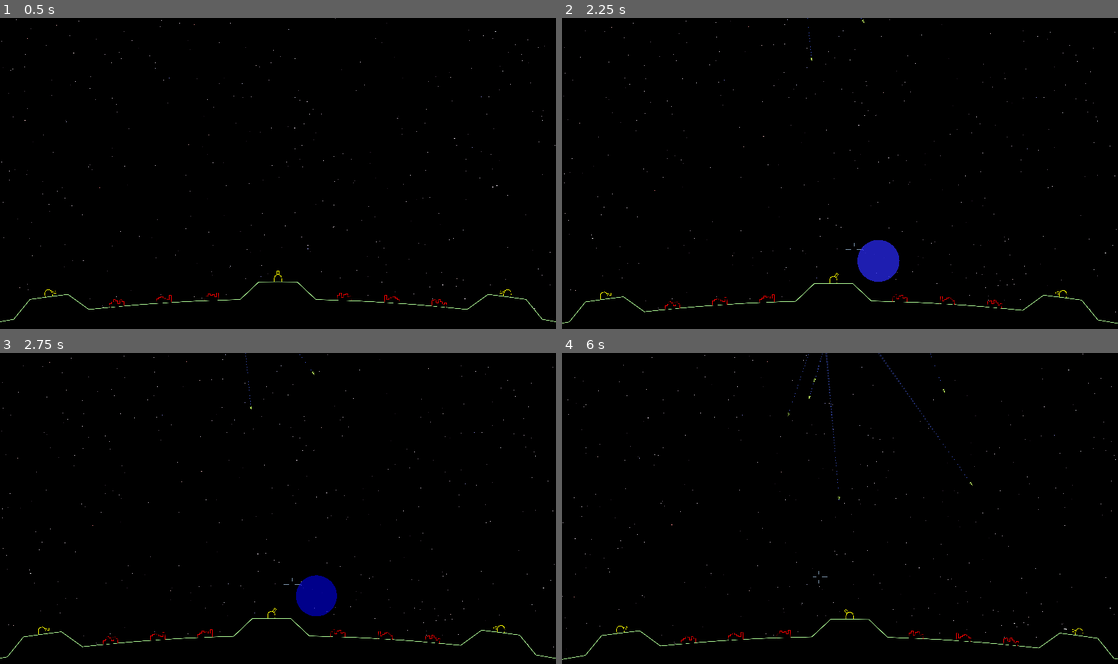
Above: before the commit, frames 1-4 (two rows, left to right).
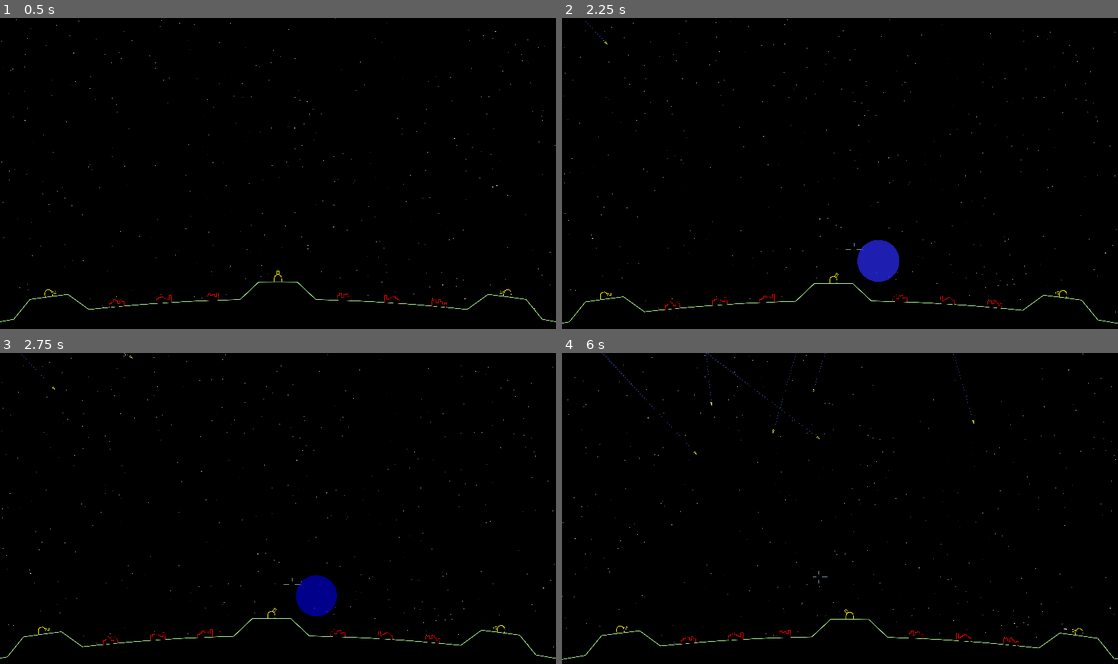
Above: after the commit, the same moments.

Repository: tartley/missile-commander
Game: Godot game, scene res://src/main/main.tscn
Two runs of this game, one before a commit and one after it. Both use one fixed random seed, a clock stepped at 60 frames per second and the inputs below.
Inputs (mouse positions are in pixels of both pictures, inside the frame that each line leads up to):
- Up to frame 1 (0.5 s): no input
- Up to frame 2 (2.25 s): tap Enter at 0.5 s; move the mouse to (867, 173) at 0.52 s; hold W from 0.53 s (still down); move the mouse to (812, 176) at 1.27 s; move the mouse to (851, 167) at 2.02 s
- Up to frame 3 (2.75 s): keep holding W
- Up to frame 4 (6 s): move the mouse to (834, 514) at 2.77 s; move the mouse to (878, 511) at 3.52 s; tap Space at 4.25 s; move the mouse to (795, 505) at 4.27 s; move the mouse to (845, 508) at 5.02 s; move the mouse to (817, 502) at 5.77 s; release W at 5.78 s; hold D from 5.78 s (still down)

Frame 1 is identical in both runs. In frame 2, less than 0.1% of the frame differs, in the area x 4-55%, y 0-14%; in frame 3, less than 0.1%; in frame 4, 0.2%, in the area x 7-75%, y 0-48%.

Commit message:
Fix recently broken missile collisions with ground

Diff:
--- a/src/main/ground.gd
+++ b/src/main/ground.gd
@@ -4,6 +4,8 @@
 which will ask us where they should be located.
 '''
 class_name Ground extends Node2D
+
+var BangShotScene:PackedScene = preload("res://src/bang_shot/bang_shot.tscn")
 
 const HILL_HEIGHT := Common.RADIUS / 100.0
 const COLOR := Color(0.1, 0.5, 0.2)
@@ -48,8 +50,9 @@
     [ +88 * seg_ang, -Common.RADIUS],
 ]
 
+const BaseScene:PackedScene = preload("res://src/base/base.tscn")
 const CityScene:PackedScene = preload("res://src/city/city.tscn")
-const BaseScene:PackedScene = preload("res://src/base/base.tscn")
+const PopScene:PackedScene = preload("res://src/pop/pop.tscn")
 
 var verts:PackedVector2Array
 var gaps:Array[Vector2] = []
@@ -106,3 +109,21 @@
 func _draw() -> void:
     draw_polygon(verts, [Color.BLACK])
     draw_polyline(verts, Color(.7, 1, .6), 3.0, true)
+
+func on_area_entered(missile:Missile):
+    ### A Missile has collided
+    if missile.target:
+        missile.target.destroyed = true
+        # create a bangshot
+        # TODO should this be in missile.destroy?
+        # TODO this should have a different appearance
+        var main:Main = get_parent()
+        var bangshot = BangShotScene.instantiate()
+        bangshot.init_from_missile(missile.position)
+        main.call_deferred("add_child", bangshot)
+    else:
+        var main := get_parent() as Main
+        var pop = PopScene.instantiate()
+        pop.position = missile.position
+        main.add_child(pop)
+    missile.destroy()
--- a/src/main/main.gd
+++ b/src/main/main.gd
@@ -18,7 +18,7 @@
 
 func launch_missile(i):
     var missile = MissileScene.instantiate()
-    var start := Vector2(randf_range(-200, +200), -14100 - i * 175)
+    var start := Vector2(randf_range(-2000, +2000), -14100 - i * 150)
     var td = choose_target()
     var target = td[0]
     var dest = td[1]
--- a/src/main/main.tscn
+++ b/src/main/main.tscn
@@ -30,5 +30,7 @@
 
 [node name="Ground" type="Area2D" parent="."]
 z_index = 2
-collision_mask = 0
+collision_layer = 0
 script = ExtResource("4_fvoxd")
+
+[connection signal="area_entered" from="Ground" to="Ground" method="on_area_entered"]
--- a/src/missile/missile.gd
+++ b/src/missile/missile.gd
@@ -8,8 +8,6 @@
     Vector2(-SIZE/2, +SIZE/4), # base top
     Vector2(+SIZE/2,       0), # rightmost tip
 ]
-
-var PopScene:PackedScene = preload("res://src/pop/pop.tscn")
 
 var trail: Trail
 var velocity: Vector2
@@ -41,25 +39,9 @@
     draw_polyline(verts, Color(.8, 7, .4), 2.0, true)
 
 func destroy():
-    print(self, ".destroy ", self)
     # reparent our trail onto Main
     var main := get_parent() as Main
     trail.reparent(main)
     trail.emitting = false
     # and this missile is done
     queue_free()
-
-#func on_area_entered(other):
-    ### This Missile has collided...
-    #var main := get_parent() as Main
-    #if other is Ground:
-        #if self.target:
-            #self.target.destroyed = true
-            ## TODO BangFeature
-        #else:
-            #var pop = PopScene.instantiate()
-            #pop.position = self.position
-            #main.add_child(pop)
-    #elif other is BangShot:
-        # ... (now in bangshot.on_entered)
-    #self.destroy()
Not shown, changed: export_presets.cfg
Binary file added: screenshots/missile-command2.png
Not shown, added: screenshots/missile-command2.png.import
Not shown, changed: README.md
